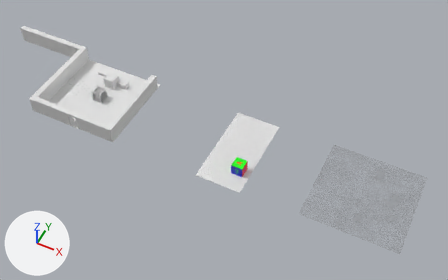
The Blender file Blender files/draft level.blend as it was, and as the next commit left it.
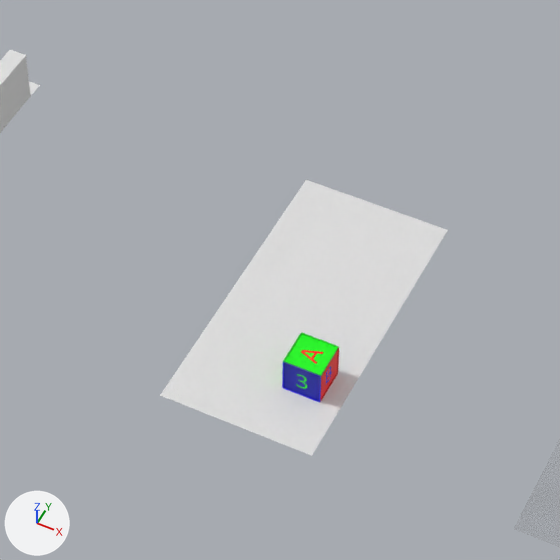
Each version appears first whole from a 50 mm lens placed at (56.5, -62.6, 79.5), pointed at (24.6, 1.2, -0.3), and next in a close-up on the part from 33% to 70% of the width and 21% to 80% of the height. Every picture has the same lights, and +X, +Y and +Z are marked at lower left.

The scene before the commit, as lines of its bpy script (objects in view):
```python
me_cube_002 = bpy.data.meshes.new('Cube.002')
me_cube_002.from_pydata(...)  # a box spanning x -15.0..0.0, y 0.0..1.0, z 0.0..3.0
me_cube_002.materials.append(mat_wall)  # its picture is missing
me_cube_011 = bpy.data.meshes.new('Cube.011')
me_cube_011.from_pydata(...)  # 56 vertices, 54 faces; spans x -2.0..0.0, y 0.0..2.0, z 0.0..2.0
me_cube_011.materials.append(mat_abc_block)
me_plane_003 = bpy.data.meshes.new('Plane.003')
me_plane_003.from_pydata(...)  # 4 vertices, 1 face; spans x -8.0..0.0, y 0.0..16.0, z 0.0
me_plane_003.materials.append(mat_carpet)  # its picture is missing
ob_abc_block = bpy.data.objects.new('abc_block', me_cube_011)
ob_abc_block.location = (31.0, -5.0, 0.0)
ob_ground_001 = bpy.data.objects.new('ground.001', me_plane_003)
ob_ground_001.location = (32.0, -8.0, 0.0)
ob_wall = bpy.data.objects.new('wall', me_cube_002)
ob_wall.location = (7.0, -8.0, 0.0)
ob_wall.rotation_euler = (0.0, 0.0, 4.712)  # degrees (0, 0, 270)
```
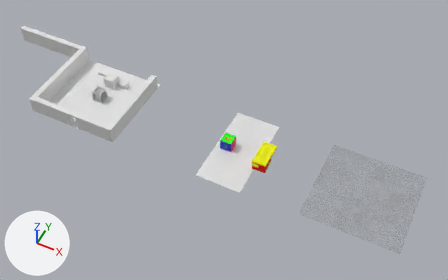
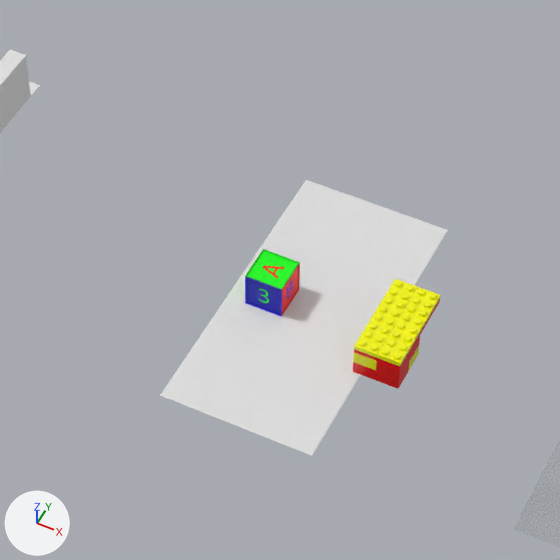
Location of each change, (x1, y1, x2, y2) in pixels of the close-ups (560 x 560 px):
'abc_block', moved
    before: (282, 332, 339, 402)
    after: (245, 249, 300, 317)
'LEGO yellow.005', added
    after: (377, 320, 421, 366)
'LEGO yellow.006', added
    after: (354, 312, 398, 358)
'LEGO yellow.002', added
    after: (398, 287, 440, 332)
'LEGO yellow.004', added
    after: (375, 279, 418, 320)
'LEGO red', added
    after: (353, 362, 409, 389)
'LEGO red.001', added
    after: (376, 336, 420, 379)
'LEGO yellow.001', added
    after: (353, 352, 377, 370)
'LEGO red.004', added
    after: (354, 349, 410, 369)
'LEGO yellow', added
    after: (408, 346, 419, 371)
'LEGO red.003', added
    after: (410, 316, 430, 352)
'LEGO red.005', added
    after: (430, 299, 440, 318)

Diff of the bpy script that builds the scene:
```diff
--- a/Blender files/draft level.blend.py
+++ b/Blender files/draft level.blend.py
@@ mat_lego_red @@
+mat_lego_red = bpy.data.materials.new('LEGO red')
+# uses the picture img_lego_base_color_png
+# uses the picture img_lego_height_png
+# uses the picture img_lego_roughness_png
@@ mat_lego_yellow @@
+mat_lego_yellow = bpy.data.materials.new('LEGO yellow')
+# uses the picture img_lego_base_color_png_001
+# uses the picture img_lego_height_png_001
+# uses the picture img_lego_roughness_png_001
@@ ob_abc_block @@
 ob_abc_block = bpy.data.objects.new('abc_block', me_cube_011)
-ob_abc_block.location = (31.0, -5.0, 0.0)
+ob_abc_block.location = (27.0, -1.0, 0.0)
@@ ob_lego_red_005 @@
+ob_lego_red_005 = bpy.data.objects.new('LEGO red.005', me_2x4x2x4_red_002)  # 1032 vertices, 782 faces; spans x 0.0..3.18, y 0.0..1.58, z 0.64..1.14; modifiers EDGE_SPLIT
+ob_lego_red_005.location = (33.97, 2.19, 0.96)
+ob_lego_red_005.rotation_euler = (0.0, 0.0, -3.142)  # degrees (0, 0, -180)
+ob_lego_red_005.scale = (0.75, 0.75, 0.75)
@@ ob_lego_red_004 @@
+ob_lego_red_004 = bpy.data.objects.new('LEGO red.004', me_2x4x2x4_red_002)  # 1032 vertices, 782 faces; spans x 0.0..3.18, y 0.0..1.58, z 0.64..1.14; modifiers EDGE_SPLIT
+ob_lego_red_004.location = (33.97, -1.38, 0.96)
+ob_lego_red_004.rotation_euler = (0.0, 0.0, -3.142)  # degrees (0, 0, -180)
+ob_lego_red_004.scale = (0.75, 0.75, 0.75)
@@ ob_lego_yellow_006 @@
+ob_lego_yellow_006 = bpy.data.objects.new('LEGO yellow.006', me_2x4x2x4_red_003)  # 1032 vertices, 782 faces; spans x 0.0..2.38, y 0.0..1.18, z 0.48..0.86; modifiers EDGE_SPLIT
+ob_lego_yellow_006.location = (32.77, -2.58, 1.2)
+ob_lego_yellow_006.rotation_euler = (0.0, 0.0, 1.571)  # degrees (0, 0, 90)
@@ ob_lego_yellow_005 @@
+ob_lego_yellow_005 = bpy.data.objects.new('LEGO yellow.005', me_2x4x2x4_red_003)  # 1032 vertices, 782 faces; spans x 0.0..2.38, y 0.0..1.18, z 0.48..0.86; modifiers EDGE_SPLIT
+ob_lego_yellow_005.location = (33.97, -2.58, 1.2)
+ob_lego_yellow_005.rotation_euler = (0.0, 0.0, 1.571)  # degrees (0, 0, 90)
@@ ob_lego_yellow_004 @@
+ob_lego_yellow_004 = bpy.data.objects.new('LEGO yellow.004', me_2x4x2x4_red_003)  # 1032 vertices, 782 faces; spans x 0.0..2.38, y 0.0..1.18, z 0.48..0.86; modifiers EDGE_SPLIT
+ob_lego_yellow_004.location = (32.77, -0.2, 1.2)
+ob_lego_yellow_004.rotation_euler = (0.0, 0.0, 1.571)  # degrees (0, 0, 90)
@@ ob_lego_red_003 @@
+ob_lego_red_003 = bpy.data.objects.new('LEGO red.003', me_2x4x2x4_red_002)  # 1032 vertices, 782 faces; spans x 0.0..3.18, y 0.0..1.58, z 0.64..1.14; modifiers EDGE_SPLIT
+ob_lego_red_003.location = (33.97, -1.38, 0.96)
+ob_lego_red_003.rotation_euler = (0.0, 0.0, 1.571)  # degrees (0, 0, 90)
+ob_lego_red_003.scale = (0.75, 0.75, 0.75)
@@ ob_lego_yellow_002 @@
+ob_lego_yellow_002 = bpy.data.objects.new('LEGO yellow.002', me_2x4x2x4_red_003)  # 1032 vertices, 782 faces; spans x 0.0..2.38, y 0.0..1.18, z 0.48..0.86; modifiers EDGE_SPLIT
+ob_lego_yellow_002.location = (33.97, -0.2, 1.2)
+ob_lego_yellow_002.rotation_euler = (0.0, 0.0, 1.571)  # degrees (0, 0, 90)
@@ ob_lego_yellow_001 @@
+ob_lego_yellow_001 = bpy.data.objects.new('LEGO yellow.001', me_2x4x2x4_red_001)  # 1032 vertices, 782 faces; spans x 0.0..2.38, y 0.0..1.18, z 0.0..0.86; modifiers EDGE_SPLIT
+ob_lego_yellow_001.location = (31.58, -0.2, 0.72)
+ob_lego_yellow_001.rotation_euler = (0.0, 0.0, -1.571)  # degrees (0, 0, -90)
@@ ob_lego_red_001 @@
+ob_lego_red_001 = bpy.data.objects.new('LEGO red.001', me_2x4x2x4_red)  # 1032 vertices, 782 faces; spans x 0.0..3.18, y 0.0..1.58, z 0.0..1.14; modifiers EDGE_SPLIT
+ob_lego_red_001.location = (32.78, -0.2, 0.72)
+ob_lego_red_001.rotation_euler = (0.0, 0.0, -1.571)  # degrees (0, 0, -90)
+ob_lego_red_001.scale = (0.75, 0.75, 0.75)
@@ ob_lego_yellow @@
+ob_lego_yellow = bpy.data.objects.new('LEGO yellow', me_2x4x2x4_red_001)  # 1032 vertices, 782 faces; spans x 0.0..2.38, y 0.0..1.18, z 0.0..0.86; modifiers EDGE_SPLIT
+ob_lego_yellow.location = (33.97, -0.2, 0.0)
+ob_lego_yellow.rotation_euler = (0.0, 0.0, 3.142)  # degrees (0, 0, 180)
@@ ob_lego_red @@
+ob_lego_red = bpy.data.objects.new('LEGO red', me_2x4x2x4_red)  # 1032 vertices, 782 faces; spans x 0.0..3.18, y 0.0..1.58, z 0.0..1.14; modifiers EDGE_SPLIT
+ob_lego_red.location = (33.97, -1.4, 0.0)
+ob_lego_red.rotation_euler = (0.0, 0.0, -3.142)  # degrees (0, 0, -180)
+ob_lego_red.scale = (0.75, 0.75, 0.75)
```
